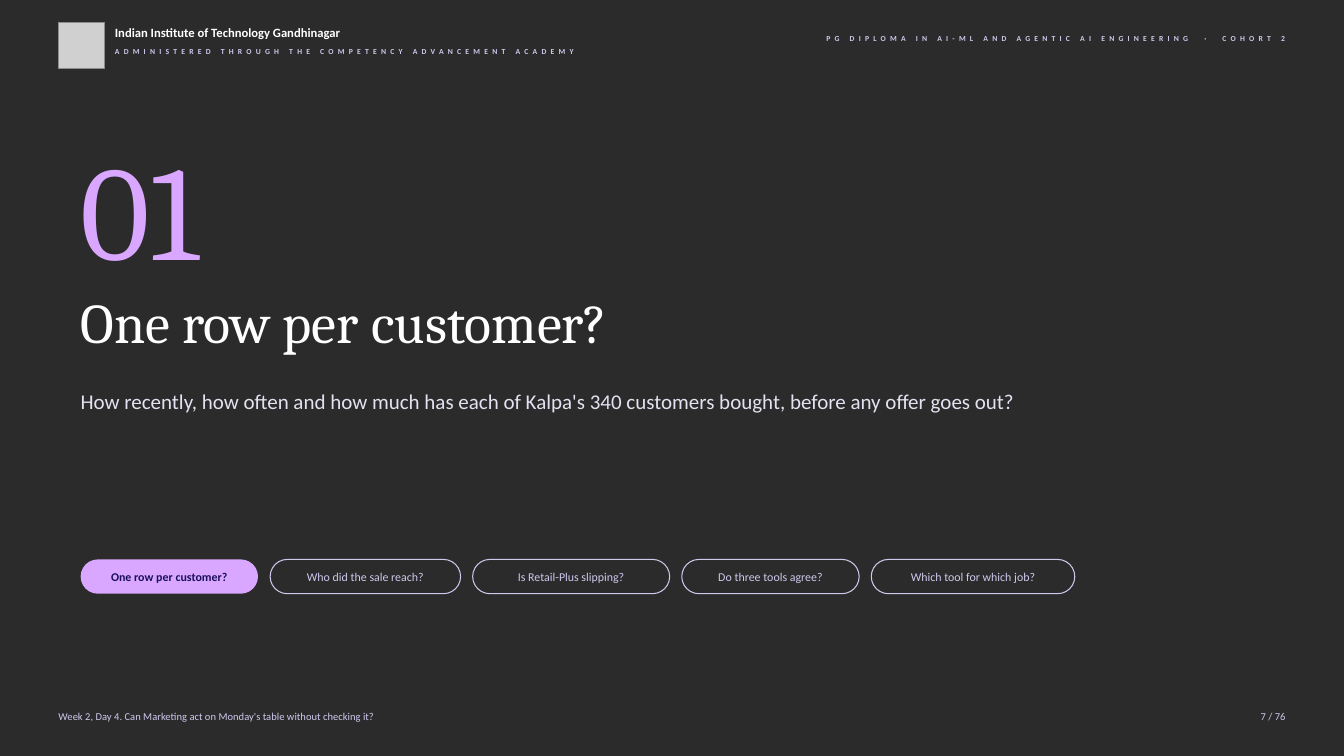
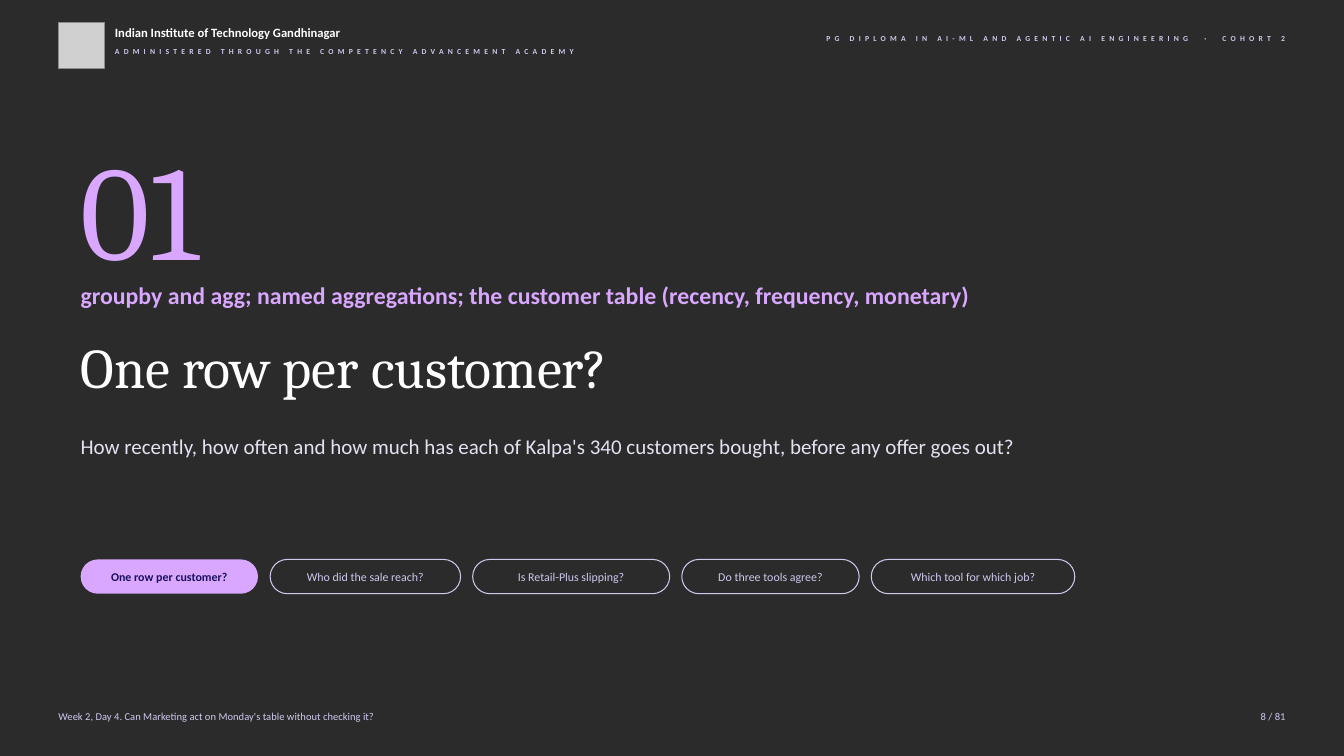
Before and after one commit to fde-academy-lab/c2-content-factory, a slide deck: slide 8 of content/W02/D4/slides/C2_W02_D04_half1_STUDENT.pptx (slide 7 before the commit). Drawn at 1344x756 pixels with LibreOffice and Linux fonts; fonts in the diff are those of the drawing; grey boxes stand for pictures; background and template pictures are left out; a plain dark background stands for a picture behind light text. Boxes give left, top, right and bottom in pixels: in the first picture for what was removed or moved away, otherwise in the second. Text is boxed around its words. In the diff, an @@ line names an element or a change of style, - is before the commit and + after.

```diff
--- a/content/W02/D4/slides/C2_W02_D04_half1_STUDENT.pptx
+++ b/content/W02/D4/slides/C2_W02_D04_half1_STUDENT.pptx
@@ text added at (x1=81, y1=286, x2=969, y2=308), 17 pt, text #D9A7FF, bold @@
+groupby and agg; named aggregations; the customer table (recency, frequency, monetary)
@@ text "One row per customer?" moved from (x1=81, y1=305, x2=607, y2=355) to (x1=81, y1=350, x2=607, y2=400) @@
@@ text "How recently, how often and ..." moved from (x1=81, y1=394, x2=1014, y2=413) to (x1=81, y1=439, x2=1014, y2=458) @@
@@ text at (x1=1261, y1=713, x2=1286, y2=720): text changed @@
-7 / 76
+8 / 81
```
Also in this commit, not shown: 75 other slides changed, 5 slides added, 3 other files.
